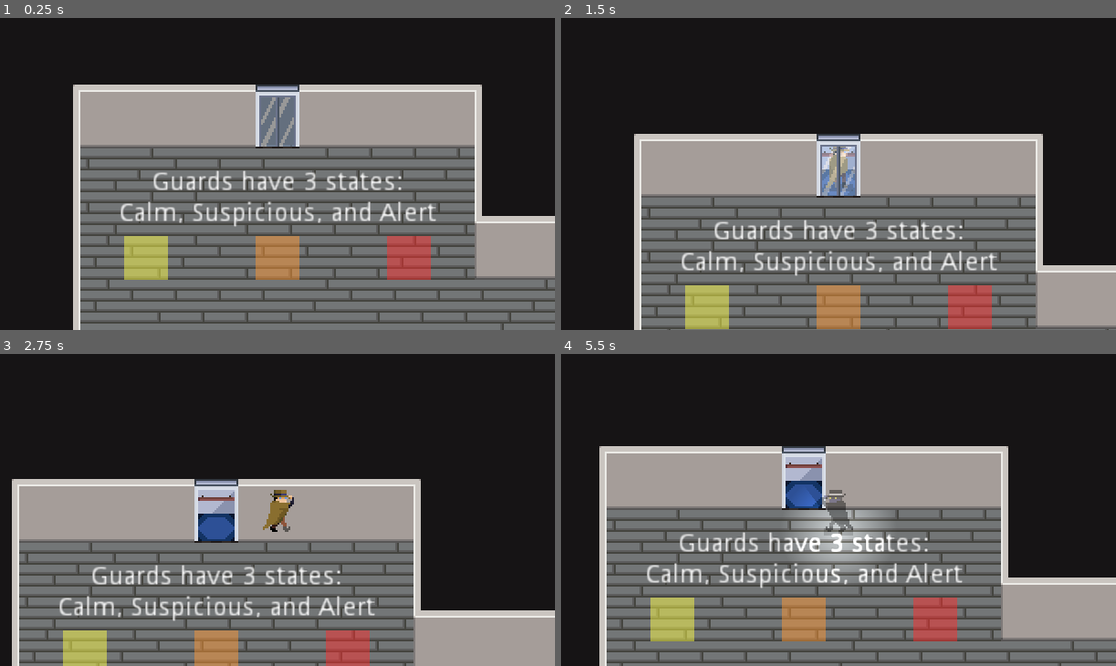
Above: before the commit, frames 1-4 (two rows, left to right).
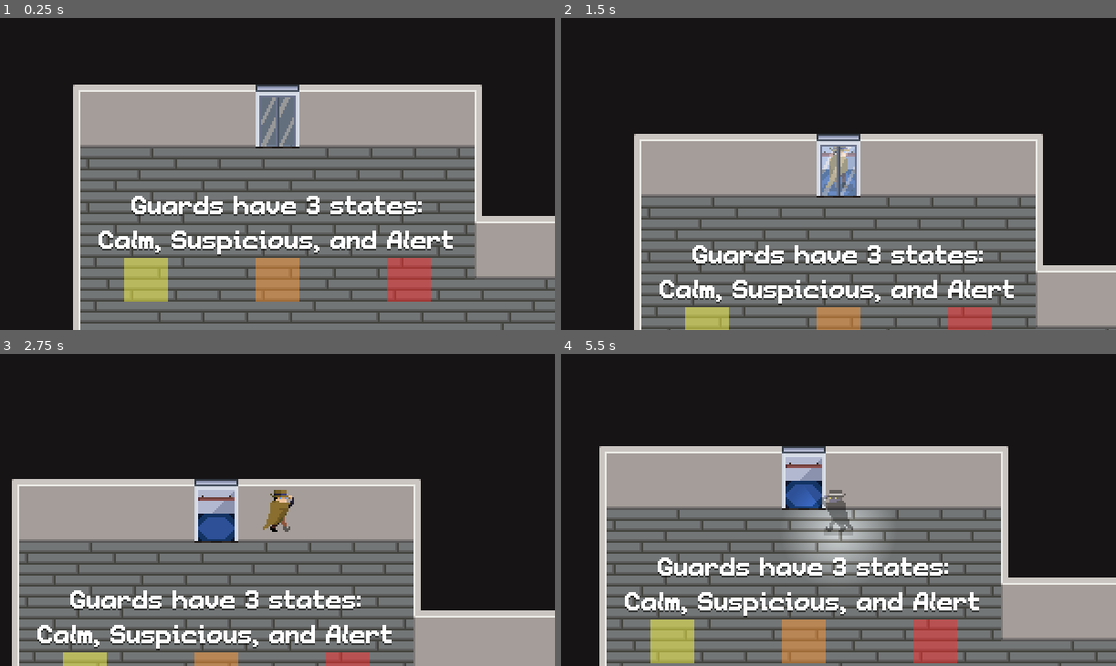
Above: after the commit, the same moments.

Repository: Cabidge/SGD1
Game: Godot game, scene res://levels/Level2.tscn
Two runs of this game, one before a commit and one after it. Both use one fixed random seed, a clock stepped at 60 frames per second and the inputs below. This scene is started directly instead of the project's main scene. The engine's default icon, where the game draws it, is replaced by a stand-in: a white triangle on a blue panel in a dark square.
Inputs (mouse positions are in pixels of both pictures, inside the frame that each line leads up to):
- Up to frame 1 (0.25 s): no input
- Up to frame 2 (1.5 s): tap Enter at 0.5, 1.25 s; move the mouse to (960, 158) at 0.52 s; press the mouse at (960, 158) at 0.53 s; hold D (move_right) 0.53-1.28 s; move the mouse to (727, 189) at 1.27 s; release the mouse at (727, 189) at 1.28 s; hold S (move_down) from 1.28 s (still down); tap E (interact) at 1.35 s
- Up to frame 3 (2.75 s): tap Enter at 2 s; move the mouse to (333, 441) at 2.02 s; release S (move_down) at 2.03 s; hold D (move_right) from 2.03 s (still down); hold Right mouse button (stealth) from 2.03 s (still down)
- Up to frame 4 (5.5 s): tap Enter at 2.75, 3.5, 4.25 s; move the mouse to (810, 572) at 2.77 s; release D (move_right) at 2.78 s; release Right mouse button (stealth) at 2.78 s; hold W (move_up) 2.78-3.53 s; click (810, 572) at 2.85 s; move the mouse to (1005, 556) at 3.52 s; hold E (interact) 3.53-4.28 s; hold A (move_left) 3.53-5.03 s; move the mouse to (672, 463) at 4.27 s; right-click (672, 463) at 4.35 s; move the mouse to (866, 510) at 5.02 s; press the mouse at (866, 510) at 5.03 s; hold S (move_down) from 5.03 s (still down)

The runs differ from the first frame. In frame 1, 8.0% of the frame differs, in the area x 17-82%, y 48-91%; in frame 2, 6.4%; in frame 3, 6.3%; in frame 4, 8.0%, in the area x 11-76%, y 57-100%.

Commit message:
Updated label font

Diff:
--- a/levels/Level1.tscn
+++ b/levels/Level1.tscn
@@ -9,6 +9,7 @@
 [ext_resource path="res://assets/elevator/exit/ExitElevator.tscn" type="PackedScene" id=7]
 [ext_resource path="res://levels/Level2.tscn" type="PackedScene" id=8]
 [ext_resource path="res://assets/id_card/IDCard.tscn" type="PackedScene" id=9]
+[ext_resource path="res://TutorialLabel.tscn" type="PackedScene" id=10]
 
 [node name="Level2D" type="Node2D"]
 script = ExtResource( 1 )
@@ -39,26 +40,18 @@
 [node name="ExitElevator" parent="YSort" instance=ExtResource( 7 )]
 position = Vector2( 156, -240 )
 
-[node name="Label" type="Label" parent="."]
-margin_left = 108.0
+[node name="Stealth" parent="." instance=ExtResource( 10 )]
+margin_left = 48.0
 margin_top = 48.0
-margin_right = 197.0
-margin_bottom = 79.0
+margin_right = 264.0
+margin_bottom = 83.0
 text = "Right click to
 Toggle Stealth"
-align = 1
-__meta__ = {
-"_edit_use_anchors_": false
-}
 
-[node name="Label2" type="Label" parent="."]
-margin_left = 324.0
+[node name="Stab" parent="." instance=ExtResource( 10 )]
+margin_left = 312.0
 margin_top = -216.0
-margin_right = 413.0
-margin_bottom = -185.0
-text = "Left click to
-Backstab"
-align = 1
-__meta__ = {
-"_edit_use_anchors_": false
-}
+margin_right = 432.0
+margin_bottom = -181.0
+text = "Left clck to
+backstab"
--- a/levels/Level2.tscn
+++ b/levels/Level2.tscn
@@ -10,6 +10,7 @@
 [ext_resource path="res://assets/turret/Turret.tscn" type="PackedScene" id=8]
 [ext_resource path="res://assets/elevator/exit/ExitElevator.tscn" type="PackedScene" id=9]
 [ext_resource path="res://assets/id_card/IDCard.tscn" type="PackedScene" id=10]
+[ext_resource path="res://TutorialLabel.tscn" type="PackedScene" id=11]
 
 [node name="Level2D" type="Node2D"]
 script = ExtResource( 1 )
@@ -67,62 +68,54 @@
 position = Vector2( 612, 708 )
 starting_angle = -135.0
 
-[node name="Label" type="Label" parent="."]
-margin_left = 156.0
-margin_top = 132.0
-margin_right = 348.0
-margin_bottom = 163.0
+[node name="States" parent="." instance=ExtResource( 11 )]
+margin_left = 144.0
+margin_top = 144.0
+margin_right = 360.0
+margin_bottom = 179.0
 text = "Guards have 3 states:
 Calm, Suspicious, and Alert"
-align = 1
-__meta__ = {
-"_edit_use_anchors_": false
-}
 
-[node name="ColorRect" type="ColorRect" parent="Label"]
+[node name="ColorRect" type="ColorRect" parent="States"]
 modulate = Color( 1, 1, 1, 0.490196 )
-margin_left = 12.0
+margin_left = 24.0
 margin_top = 36.0
-margin_right = 36.0
+margin_right = 48.0
 margin_bottom = 60.0
 color = Color( 1, 1, 0.27451, 1 )
 __meta__ = {
 "_edit_use_anchors_": false
 }
 
-[node name="ColorRect2" type="ColorRect" parent="Label"]
+[node name="ColorRect2" type="ColorRect" parent="States"]
 modulate = Color( 1, 1, 1, 0.490196 )
-margin_left = 84.0
+margin_left = 96.0
 margin_top = 36.0
-margin_right = 108.0
+margin_right = 120.0
 margin_bottom = 60.0
 color = Color( 1, 0.588235, 0.196078, 1 )
 __meta__ = {
 "_edit_use_anchors_": false
 }
 
-[node name="ColorRect3" type="ColorRect" parent="Label"]
+[node name="ColorRect3" type="ColorRect" parent="States"]
 modulate = Color( 1, 1, 1, 0.490196 )
-margin_left = 156.0
+margin_left = 168.0
 margin_top = 36.0
-margin_right = 180.0
+margin_right = 192.0
 margin_bottom = 60.0
 color = Color( 1, 0.172549, 0.172549, 1 )
 __meta__ = {
 "_edit_use_anchors_": false
 }
 
-[node name="Label2" type="Label" parent="."]
+[node name="Parry" parent="." instance=ExtResource( 11 )]
 margin_left = 840.0
 margin_top = 420.0
 margin_right = 984.0
-margin_bottom = 502.0
+margin_bottom = 512.0
 text = "In a pinch and
 out of mana?
 Left click
 to parry the
 guards' orbs"
-align = 1
-__meta__ = {
-"_edit_use_anchors_": false
-}
Not shown: 1 places in levels/Level1.tscn that only renumber resources
Not shown: 1 places in levels/Level2.tscn that only renumber resources
